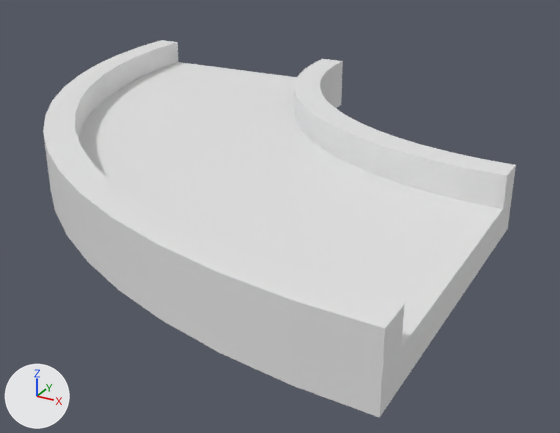
Renders of the OBJ model Assets/TrackEditor/CornerLarge.obj from each side of a commit.
One viewpoint serves both versions: a 50 mm lens placed at (1.84, -3.32, 1.81), pointed at (-0.53, 0.99, -0.34). Lighting does not change. The marker at lower left points along +X, +Y and +Z. Where no turn or scale is listed for an object, it has been applied to the vertices.

Objects in the first picture: 'CornerLarge_-_col'.
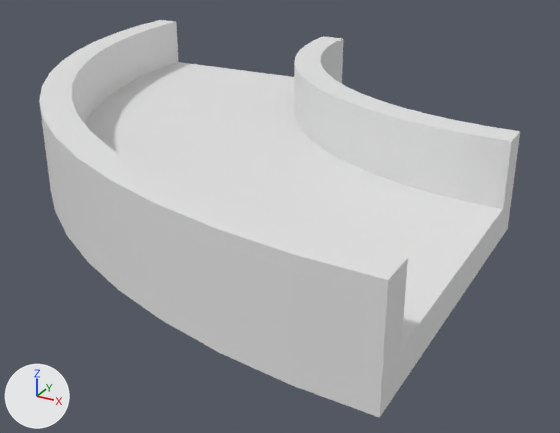
The newer file is also turned or shifted as a whole; pictures and numbers use the older file's frame.

Where the change shows, as pixel boxes [x1, y1, x2, y2] in the pictures (560 x 433 px; the box of a moved part takes in the faces that stretch with it):
'CornerLarge_-_col', reshaped
    before: [43, 40, 516, 418]
    after: [39, 20, 520, 418]
part 1 of me_cornerlarge___col, moved or reshaped
    before: [43, 40, 379, 417]
    after: [39, 20, 379, 417]
part 2 of me_cornerlarge___col, moved or reshaped
    before: [293, 280, 405, 418]
    after: [293, 236, 408, 418]
part 3 of me_cornerlarge___col, moved or reshaped
    before: [294, 59, 516, 228]
    after: [294, 36, 520, 228]

Patch to the scene script:
```diff
--- a/Assets/TrackEditor/CornerLarge.obj.py
+++ b/Assets/TrackEditor/CornerLarge.obj.py
@@ me_cornerlarge___col @@
 # used by ob_cornerlarge___col; location = (0.0, 0.0, 0.0)
-me_cornerlarge___col.from_pydata(...)  # 153 vertices, 302 faces; spans x -3.0..1.0, y -1.0..3.0, z -0.1..0.3
+me_cornerlarge___col.from_pydata(...)  # 153 vertices, 302 faces; spans x -3.0..1.0, y -1.0..3.0, z -0.1..0.5
+# me_cornerlarge___col part 1: 32 of the vertices in x -3.0..0.63, y -0.98..3.0, z 0.3 are moved by (0.0, 0.0, 0.2)
+# me_cornerlarge___col part 2: 2 of the vertices in x 1.0, y -1.0..-0.8, z 0.3 are moved by (0.0, 0.0, 0.2)
+# me_cornerlarge___col part 3: all 34 vertices in x -1.2..1.0, y 0.8..3.0, z 0.3 are moved by (0.0, 0.0, 0.2)
```
